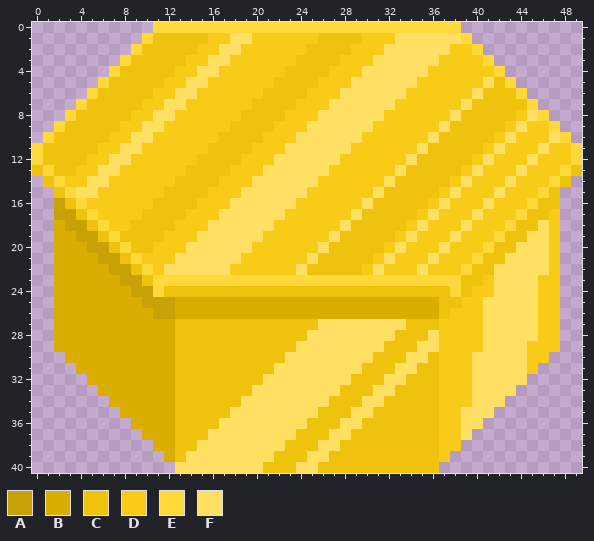
Two states of a pixel-art file, Assets/Sprites/Tiles/YellowMagicTile.aseprite. Above is the file before it was changed.
50x41 pixels, 1 frame.
Palette (. is transparent): A #c7a105  B #d9ae00  C #efc20e  D #f8cb18  E #ffd83c  F #ffe063
Pixels before, first column x 0:
 0 ...........EEEEEEEEEEEEEEEEEEEEEEEEEEEE...........
 1 ..........ECCCCCDDFFDDDDDDCCCCDDDFFFFFFE..........
 2 .........ECCCCCDDFFDDDDDDCCCCDDDFFFFFFDDE.........
 3 ........ECCCCCDDFFDDDDDDCCCCDDDFFFFFFDDDDE........
 4 .......ECCCCCDDFFDDDDDDCCCCDDDFFFFFFDDDDDDE.......
 5 ......ECCCCCDDFFDDDDDDCCCCDDDFFFFFFDDDDDDFCE......
 6 .....ECCCCCDDFFDDDDDDCCCCDDDFFFFFFDDDDDDFCCCE.....
 7 ....ECCCCCDDFFDDDDDDCCCCDDDFFFFFFDDDDDDFCCCCCE....
 8 ...ECCCCCDDFFDDDDDDCCCCDDDFFFFFFDDDDDDFCCCCCDFE...
 9 ..ECCCCCDDFFDDDDDDCCCCDDDFFFFFFDDDDDDFCCCCCDFDDE..
10 .ECCCCCDDFFDDDDDDCCCCDDDFFFFFFDDDDDDFCCCCCDFDDDFE.
11 ECCCCCDDFFDDDDDDCCCCDDDFFFFFFDDDDDDFCCCCCDFDDDFDDE
12 ECCCCDDFFDDDDDDCCCCDDDFFFFFFDDDDDDFCCCCCDFDDDFDDDE
13 CECCDDFFDDDDDDCCCCDDDFFFFFFDDDDDDFCCCCCDFDDDFDDDEC
14 .CEDDFFDDDDDDCCCCDDDFFFFFFDDDDDDFCCCCCDFDDDFDDDEC.
15 ..CEFFDDDDDDCCCCDDDFFFFFFDDDDDDFCCCCCDFDDDFDDDEC..
16 ..ACEDDDDDDCCCCDDDFFFFFFDDDDDDFCCCCCDFDDDFDDDECC..
17 ..AACEDDDDCCCCDDDFFFFFFDDDDDDFCCCCCDFDDDFDDDECCD..
18 ..BAACEDDCCCCDDDFFFFFFDDDDDDFCCCCCDFDDDFDDDECCFD..
19 ..BBAACECCCCDDDFFFFFFDDDDDDFCCCCCDFDDDFDDDECCFFD..
20 ..BBBAACECCDDDFFFFFFDDDDDDFCCCCCDFDDDFDDDECCFFFD..
21 ..BBBBAACEDDDFFFFFFDDDDDDFCCCCCDFDDDFDDDECCFFFFD..
22 ..BBBBBAACEDFFFFFFDDDDDDFCCCCCDFDDDFDDDECCFFFFFD..
23 ..BBBBBBAACEEEEEEEEEEEEEEEEEEEEEEEEEEEECCDFFFFDD..
24 ..BBBBBBBAAECCCCCCCCCCCCCCCCCCCCCCCCCCECDDFFFFDD..
25 ..BBBBBBBBAAABBBBBBBBBBBBBBBBBBBBBBBBCCDDFFFFFDD..
26 ..BBBBBBBBBAABBBBBBBBBBBBBBBBBBBBBBBBCDDDFFFFFDD..
27 ..BBBBBBBBBBBCCCCCCCCCCCCCFFFFFFFFCCCDDDDFFFFFDD..
28 ..BBBBBBBBBBBCCCCCCCCCCCCFFFFFFFFCCCFDDDDFFFFFDD..
29 ..BBBBBBBBBBBCCCCCCCCCCCFFFFFFFFCCCFFDDDDFFFFDDD..
30 ...BBBBBBBBBBCCCCCCCCCCFFFFFFFFCCCFFCDDDFFFFFDD...
31 ....BBBBBBBBBCCCCCCCCCFFFFFFFFCCCFFCCDDDFFFFFD....
32 .....BBBBBBBBCCCCCCCCFFFFFFFFCCCFFCCCDDDFFFFF.....
33 ......BBBBBBBCCCCCCCFFFFFFFFCCCFFCCCCDDDFFFF......
34 .......BBBBBBCCCCCCFFFFFFFFCCCFFCCCCCDDDFFF.......
35 ........BBBBBCCCCCFFFFFFFFCCCFFCCCCCCDDFFF........
36 .........BBBBCCCCFFFFFFFFCCCFFCCCCCCCDDFF.........
37 ..........BBBCCCFFFFFFFFCCCFFCCCCCCCCDDF..........
38 ...........BBCCFFFFFFFFCCCFFCCCCCCCCCDD...........
39 ............BCFFFFFFFFCCCFFCCCCCCCCCCD............
40 .............FFFFFFFFCCCFFCCCCCCCCCCC.............
New version:
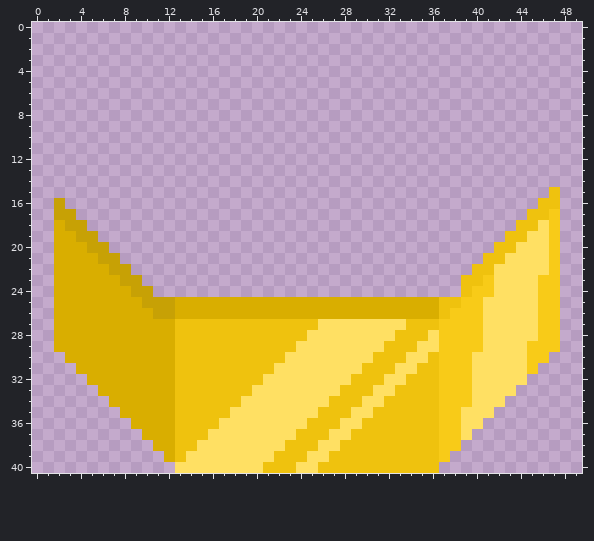
Difference:
Layer "Flattened":
y 0: x 11..38 EEEEEEEEEEEEEEEEEEEEEEEEEEEE -> ............................
y 1: x 10..39 ECCCCCDDFFDDDDDDCCCCDDDFFFFFFE -> ..............................
y 2: x 9..40 ECCCCCDDFFDDDDDDCCCCDDDFFFFFFDDE -> ................................
y 3: x 8..41 ECCCCCDDFFDDDDDDCCCCDDDFFFFFFDDDDE -> ..................................
y 4: x 7..42 ECCCCCDDFFDDDDDDCCCCDDDFFFFFFDDDDDDE -> ....................................
y 5: x 6..43 ECCCCCDDFFDDDDDDCCCCDDDFFFFFFDDDDDDFCE -> ......................................
y 6: x 5..44 ECCCCCDDFFDDDDDDCCCCDDDFFFFFFDDDDDDFCCCE -> ........................................
y 7: x 4..45 ECCCCCDDFFDDDDDDCCCCDDDFFFFFFDDDDDDFCCCCCE -> ..........................................
y 8: x 3..46 ECCCCCDDFFDDDDDDCCCCDDDFFFFFFDDDDDDFCCCCCDFE -> ............................................
y 9: x 2..47 ECCCCCDDFFDDDDDDCCCCDDDFFFFFFDDDDDDFCCCCCDFDDE -> ..............................................
y 10: x 1..48 ECCCCCDDFFDDDDDDCCCCDDDFFFFFFDDDDDDFCCCCCDFDDDFE -> ................................................
y 11: x 0..49 ECCCCCDDFFDDDDDDCCCCDDDFFFFFFDDDDDDFCCCCCDFDDDFDDE -> ..................................................
y 12: x 0..49 ECCCCDDFFDDDDDDCCCCDDDFFFFFFDDDDDDFCCCCCDFDDDFDDDE -> ..................................................
y 13: x 0..49 CECCDDFFDDDDDDCCCCDDDFFFFFFDDDDDDFCCCCCDFDDDFDDDEC -> ..................................................
y 14: x 1..48 CEDDFFDDDDDDCCCCDDDFFFFFFDDDDDDFCCCCCDFDDDFDDDEC -> ................................................
y 15: x 2..46 CEFFDDDDDDCCCCDDDFFFFFFDDDDDDFCCCCCDFDDDFDDDE -> .............................................
y 16: x 3..45 CEDDDDDDCCCCDDDFFFFFFDDDDDDFCCCCCDFDDDFDDDE -> ...........................................
y 17: x 4..44 CEDDDDCCCCDDDFFFFFFDDDDDDFCCCCCDFDDDFDDDE -> .........................................
y 18: x 5..43 CEDDCCCCDDDFFFFFFDDDDDDFCCCCCDFDDDFDDDE -> .......................................
y 19: x 6..42 CECCCCDDDFFFFFFDDDDDDFCCCCCDFDDDFDDDE -> .....................................
y 20: x 7..41 CECCDDDFFFFFFDDDDDDFCCCCCDFDDDFDDDE -> ...................................
y 21: x 8..40 CEDDDFFFFFFDDDDDDFCCCCCDFDDDFDDDE -> .................................
y 22: x 9..39 CEDFFFFFFDDDDDDFCCCCCDFDDDFDDDE -> ...............................
y 23: x 10..38 CEEEEEEEEEEEEEEEEEEEEEEEEEEEE -> .............................
y 24: x 11..38 ECCCCCCCCCCCCCCCCCCCCCCCCCCE -> ............................
